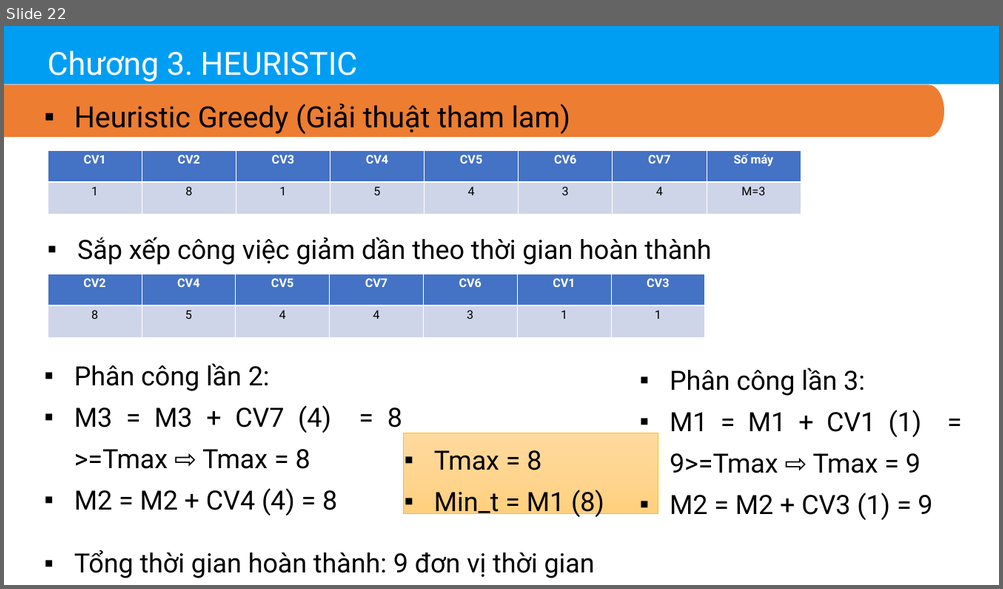
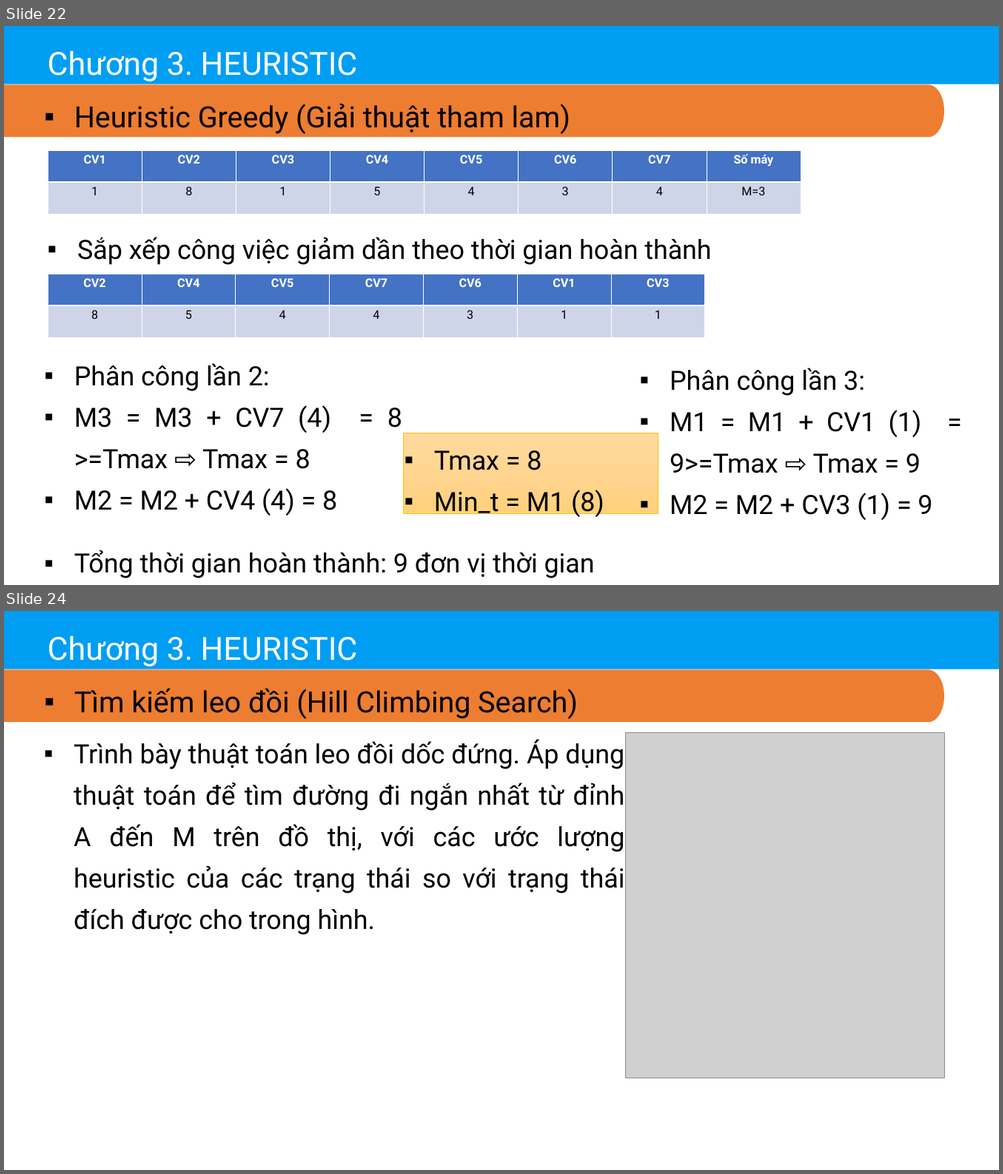
Before and after one commit to thinhdoanvu/AI, a slide deck: Slides/Chuong3_Heutistic.pptx. Shown one above the other, each under a label of ours: slide 22 before the commit, slides 22 and 24 after it; the slides between them are not shown. The pictures are 1003x589 and 1003x1174 pixels, drawn with LibreOffice and Linux fonts; fonts in the diff are those of the drawing; grey boxes stand for pictures. Boxes give left, top, right and bottom in pixels: in the first picture for what was removed or moved away, otherwise in the second. Text is boxed around its words. In the diff, an @@ line names an element or a change of style, - is before the commit and + after.

```diff
--- a/Slides/Chuong3_Heutistic.pptx
+++ b/Slides/Chuong3_Heutistic.pptx
@@ slide 24 added at (4,611,999,1170), background #FFFFFF @@
@@ freeform shape added at (4,611,999,669), fill #009EF3 @@
@@ text added at (48,635,358,667), 48 pt, text #FFFFFF @@
+Chương 3. HEURISTIC
@@ freeform shape added at (4,670,944,722), fill #ED7D31 @@
@@ text added at (74,688,578,719), 44 pt, text #000000 @@
+▪ Tìm kiếm leo đồi (Hill Climbing Search)
@@ text added at (74,739,625,935), 40 pt, text #000000 @@
+▪ Trình bày thuật toán leo đồi dốc đứng. Áp dụng thuật toán để tìm đường đi ngắn nhất từ đỉnh A đến M trên đồ thị, với các ước lượng heuristic của các trạng thái so với trạng thái đích được cho trong hình.
@@ picture added at (625,733,944,1078) @@
```
Also in this commit, not shown: 6 other slides added, 3 other files.
